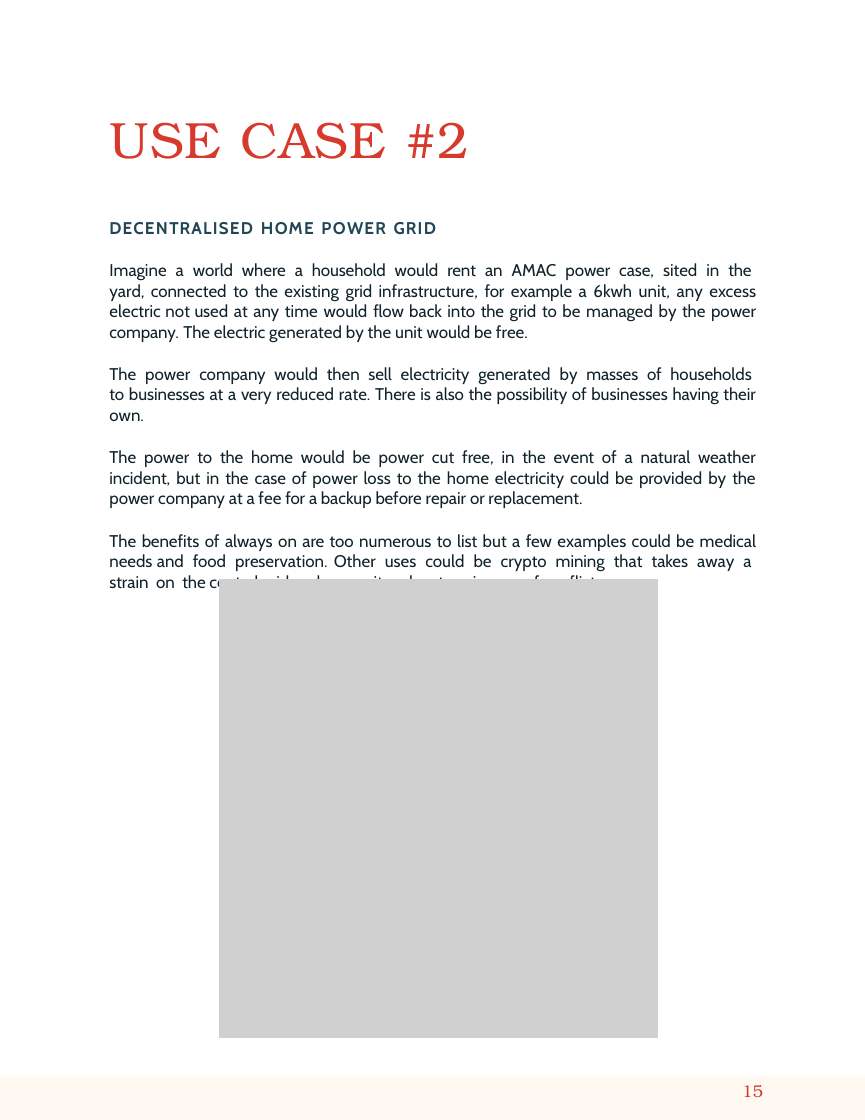
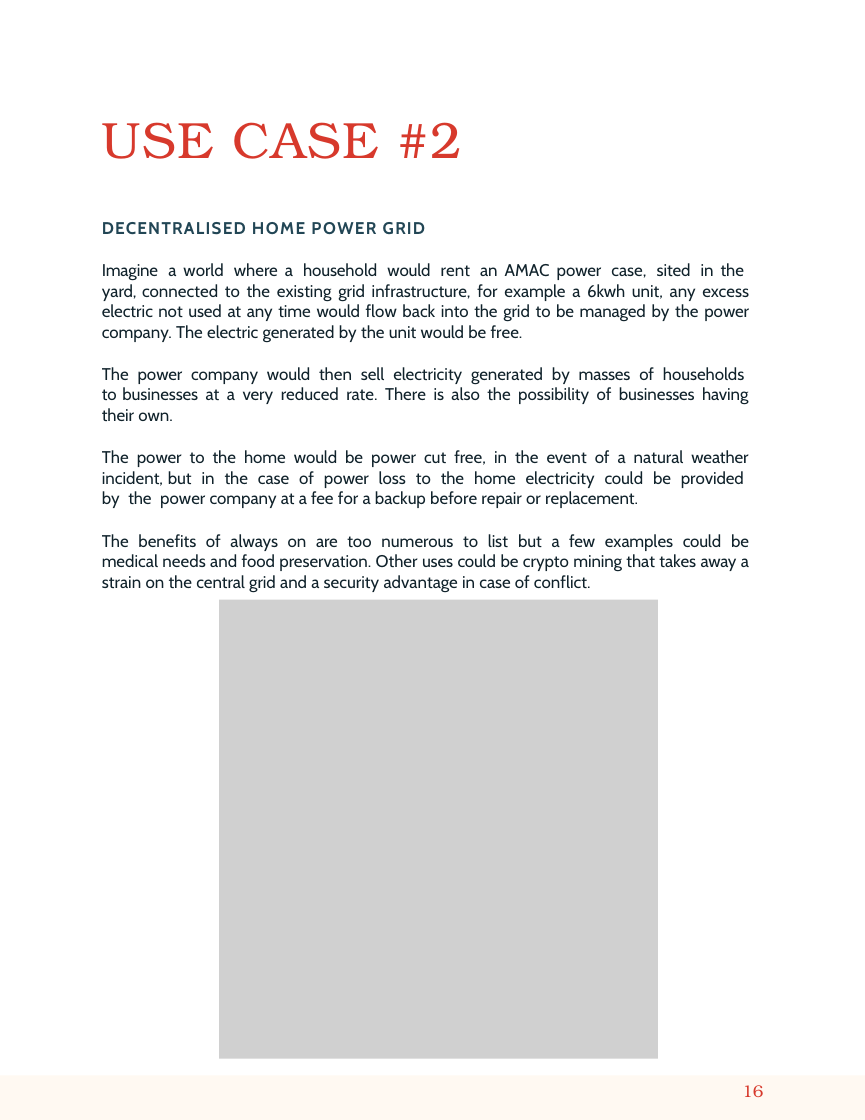
Before and after one commit to AMACMachine/Free-Energy, a slide deck: slide 16 of AMAC White Paper September 2nd 2023.pptx (slide 15 before the commit). Drawn at 865x1120 pixels with LibreOffice and Linux fonts; fonts in the diff are those of the drawing; grey boxes stand for pictures. Boxes give left, top, right and bottom in pixels: in the first picture for what was removed or moved away, otherwise in the second. Text is boxed around its words. In the diff, an @@ line names an element or a change of style, - is before the commit and + after.

```diff
--- a/AMAC White Paper September 2nd 2023.pptx
+++ b/AMAC White Paper September 2nd 2023.pptx
@@ title "USE CASE #2" at (x1=102, y1=122, x2=462, y2=159): text colour #D73A2C to #D7392C; letter spacing 0.8 to 0.6 pt in "USE"; letter spacing 0.8 to 0.9 pt, letter spacing -0.3 to 0 pt in "USE CASE"; letter spacing 1.1 to 0.8 pt, letter spacing 0.5 to 0.9 pt in "CASE"; letter spacing 0.8 to 1 pt, letter spacing -0.2 to 0 pt in "#2"; indent changed @@
@@ text "DECENTRALISED HOME POWER GRID" moved from (x1=109, y1=222, x2=756, y2=572) to (x1=102, y1=222, x2=749, y2=593) @@
@@ text "DECENTRALISED HOME POWER GRID" at (x1=102, y1=222, x2=749, y2=593): letter spacing 1 to 0.8 pt in "DECENTRALISED"; letter spacing 1 to 0.9 pt in "DECENTRALISED POWER"; letter spacing 0.8 to 0.9 pt, letter spacing 0.9 to 0.8 pt in "DECENTRALISED POWER GRID"; letter spacing 1 to 1.1 pt in "HOME"; letter spacing 0.9 to 1.2 pt in "POWER"; letter spacing 0 to -0.1 pt in "Imagine yard, existing 6kwh unit, back managed ...", "electricity generated masses businesses businesses", "natural incident, but case could company fee", "numerous but examples could medical needs preservation. ..."; letter spacing -0.2 to -0.1 pt in "Imagine case, existing unit, electric time would ...", "power households rate. businesses", "power power power home could be provided ...", "examples could needs could away grid and"; letter spacing -0.1 to 0 pt in "world where would rent an AMAC in ...", "The company then electricity generated by very ...", "The to would cut in event natural ...", "The benefits always on too to list ..."; letter spacing -0.3 to -0.2 pt in "where"; letter spacing -0.1 to -0.2 pt in "household generated by", "reduced", "power for backup before", "benefits preservation. takes security advantage"; letter spacing -0.2 to 0 pt in "any", "electricity", "crypto conflict."; letter spacing -0.1 to 0.1 pt in "electric", "electricity", "electricity", "crypto strain advantage conflict."; letter spacing -0.3 to -0.1 pt in "not", "or", "preservation."; letter spacing 0.1 to -0.1 pt in "time electric generated", "preservation. central"; letter spacing 0 to 0.1 pt in "rate."; letter spacing 0 to -0.2 pt in "replacement.", "takes" @@
@@ picture moved from (x1=219, y1=579, x2=657, y2=1038) to (x1=219, y1=599, x2=657, y2=1058) @@
@@ freeform shape at (x1=0, y1=1075, x2=865, y2=1119): outline redrawn @@
@@ page number at (x1=742, y1=1085, x2=763, y2=1097): text changed; text colour #D73A2C to #D7392C @@
-15
+16
```
Also in this commit, not shown: 15 other slides changed, 3 slides added, 2 slides removed, 1 other file.
